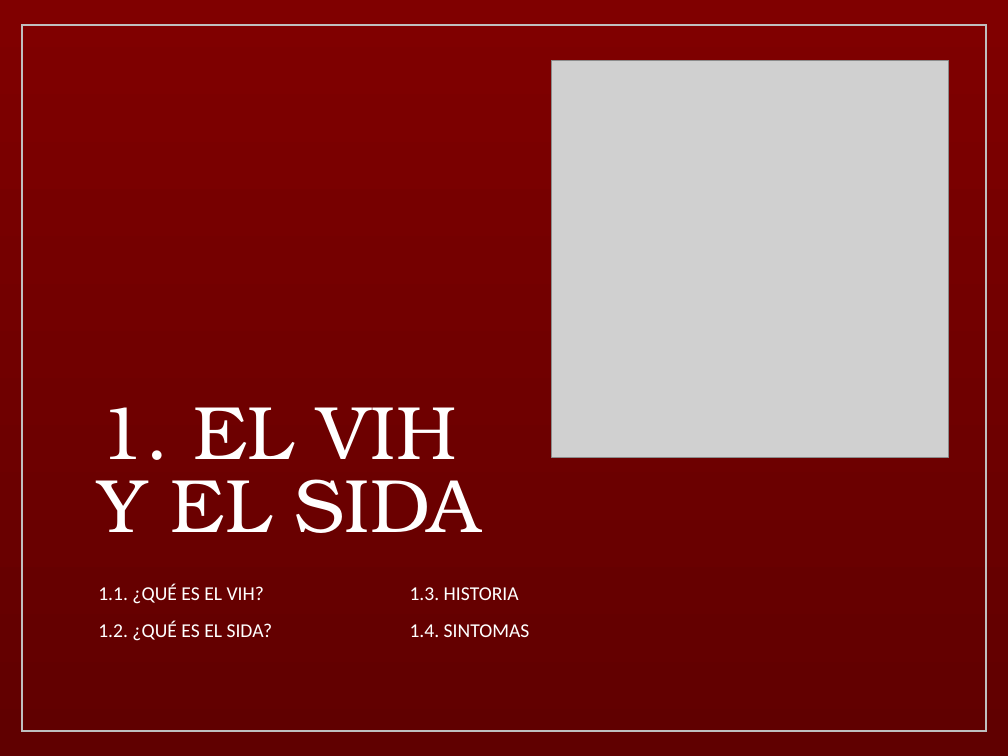
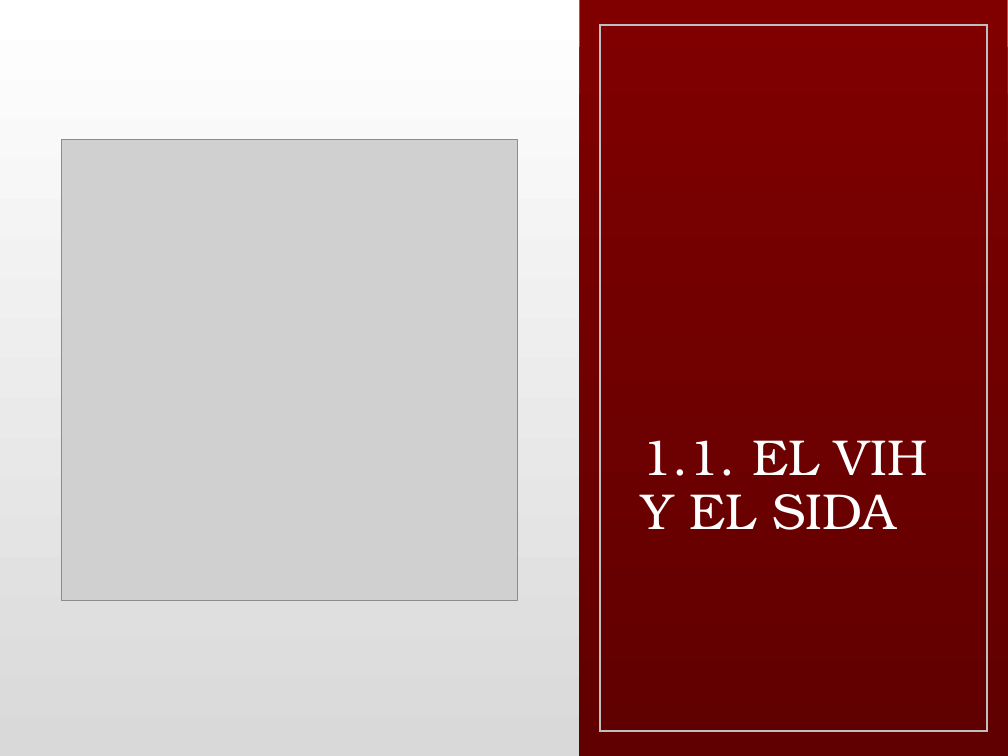
Before and after one commit to nerachan/far, a slide deck: slide 4 of 2.2 FAR/PS/Ejercicios/Trabajo/VIH.pptx (slide 3 before the commit). Drawn at 1008x756 pixels with LibreOffice and Linux fonts; fonts in the diff are those of the drawing; grey boxes stand for pictures. Boxes give left, top, right and bottom in pixels: in the first picture for what was removed or moved away, otherwise in the second. Text is boxed around its words. In the diff, an @@ line names an element or a change of style, - is before the commit and + after.

```diff
--- a/2.2 FAR/PS/Ejercicios/Trabajo/VIH.pptx
+++ b/2.2 FAR/PS/Ejercicios/Trabajo/VIH.pptx
@@ background gradient #800000 to #600000 to gradient #D9D9D9 to #FFFFFF @@
@@ rectangle removed at [22,25,986,731] @@
@@ rectangle added at [580,0,1008,756], fill gradient #800000 to #600000 @@
@@ rectangle added at [600,25,987,731], outline #F2F2F2 1.25 pt @@
@@ hexagon: place and size @@
-hexagon at [527,57,979,470]
+hexagon at [34,136,554,614]
@@ picture: place and size @@
-picture at [551,60,949,458]
+picture at [61,140,517,601]
@@ title at [641,440,928,530]: text changed; size 54 to 36 pt @@
-1. EL VIH
-Y EL SIDA
+1.1. EL VIH
+Y EL SIDA
@@ text removed at [98,584,530,641] @@
-1.1. ¿QUÉ ES EL VIH?
-1.2. ¿QUÉ ES EL SIDA?
-1.3. HISTORIA
-1.4. SINTOMAS
```
Also in this commit, not shown: 11 other slides changed, 3 slides added, 1 slide removed, 3 other files.
